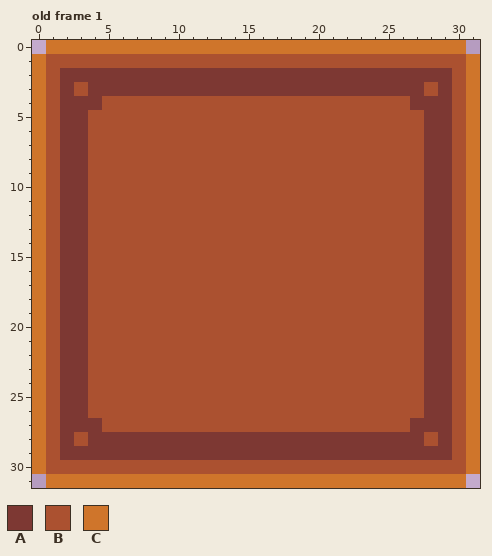
File history of a pixel-art file, gfx/button.aseprite. Above is the file before it was changed.
32x32 pixels, 2 frames. Shown: old frame 1.
Palette (. is transparent): A #7d3833  B #ab5130  C #cf752b
Pixels before, old frame 1, first column x 0:
 0 .CCCCCCCCCCCCCCCCCCCCCCCCCCCCCC.
 1 CBBBBBBBBBBBBBBBBBBBBBBBBBBBBBBC
 2 CBAAAAAAAAAAAAAAAAAAAAAAAAAAAABC
 3 CBABAAAAAAAAAAAAAAAAAAAAAAAABABC
 4 CBAAABBBBBBBBBBBBBBBBBBBBBBAAABC
 5 CBAABBBBBBBBBBBBBBBBBBBBBBBBAABC
 6 CBAABBBBBBBBBBBBBBBBBBBBBBBBAABC
 7 CBAABBBBBBBBBBBBBBBBBBBBBBBBAABC
 8 CBAABBBBBBBBBBBBBBBBBBBBBBBBAABC
 9 CBAABBBBBBBBBBBBBBBBBBBBBBBBAABC
10 CBAABBBBBBBBBBBBBBBBBBBBBBBBAABC
11 CBAABBBBBBBBBBBBBBBBBBBBBBBBAABC
12 CBAABBBBBBBBBBBBBBBBBBBBBBBBAABC
13 CBAABBBBBBBBBBBBBBBBBBBBBBBBAABC
14 CBAABBBBBBBBBBBBBBBBBBBBBBBBAABC
15 CBAABBBBBBBBBBBBBBBBBBBBBBBBAABC
16 CBAABBBBBBBBBBBBBBBBBBBBBBBBAABC
17 CBAABBBBBBBBBBBBBBBBBBBBBBBBAABC
18 CBAABBBBBBBBBBBBBBBBBBBBBBBBAABC
19 CBAABBBBBBBBBBBBBBBBBBBBBBBBAABC
20 CBAABBBBBBBBBBBBBBBBBBBBBBBBAABC
21 CBAABBBBBBBBBBBBBBBBBBBBBBBBAABC
22 CBAABBBBBBBBBBBBBBBBBBBBBBBBAABC
23 CBAABBBBBBBBBBBBBBBBBBBBBBBBAABC
24 CBAABBBBBBBBBBBBBBBBBBBBBBBBAABC
25 CBAABBBBBBBBBBBBBBBBBBBBBBBBAABC
26 CBAABBBBBBBBBBBBBBBBBBBBBBBBAABC
27 CBAAABBBBBBBBBBBBBBBBBBBBBBAAABC
28 CBABAAAAAAAAAAAAAAAAAAAAAAAABABC
29 CBAAAAAAAAAAAAAAAAAAAAAAAAAAAABC
30 CBBBBBBBBBBBBBBBBBBBBBBBBBBBBBBC
31 .CCCCCCCCCCCCCCCCCCCCCCCCCCCCCC.
New version:
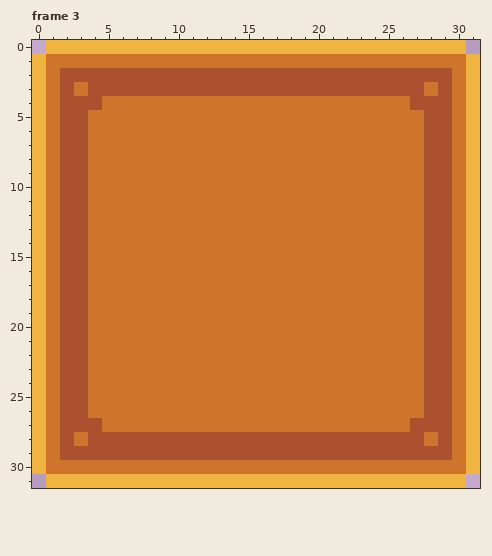
A new or re-ordered frame is compared with the old frame closest to it.
The exact change:
frames 2 -> 3
colour A: #7d3833 -> #ab5130
colour B: #ab5130 -> #cf752b
colour C: #cf752b -> #f0b541
